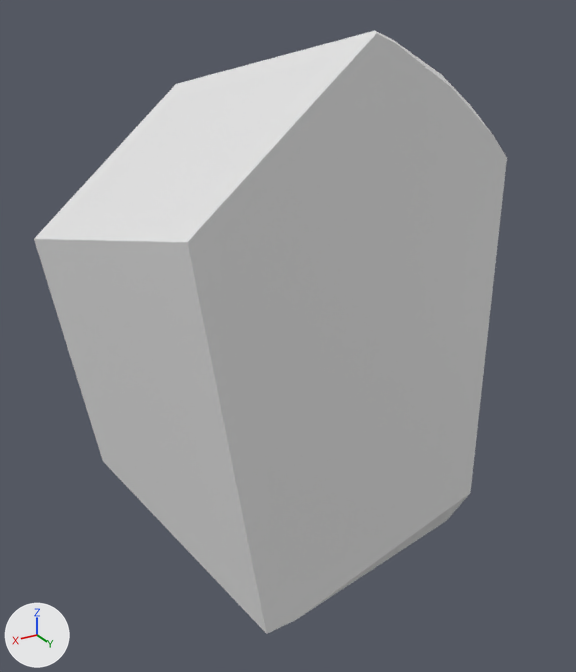
An edit to the OBJ model assets/pieces/daikon_train/daikon_0141.obj, drawn before and after from the same camera.
The view is the same before and after, from a 50 mm camera at (0.0231, 0.0398, 0.0185) aimed at (0.0001, 0.0016, -0.0006). Every picture has the same lights, and +X, +Y and +Z are marked at lower left. The picture after the commit comes second. Where no turn or scale is listed for an object, it has been applied to the vertices.

In view in the first picture: 'daikon_0141'.
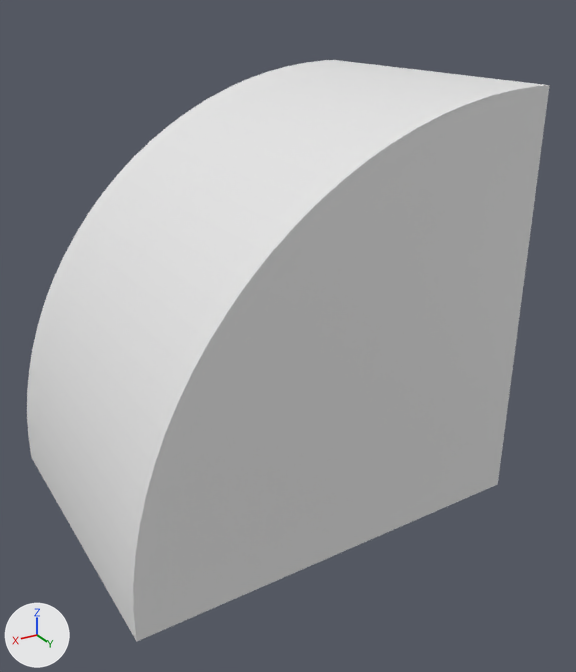
Diff of the bpy script that builds the scene:
```diff
--- a/assets/pieces/daikon_train/daikon_0141.obj.py
+++ b/assets/pieces/daikon_train/daikon_0141.obj.py
@@ me_daikon_0141 @@
 # used by ob_daikon_0141; location = (0.0, 0.0, 0.0)
-me_daikon_0141.from_pydata(...)  # 20 vertices, 36 faces; spans x -0.0093..0.012, y -0.0097..0.0087, z -0.0154..0.0169
+me_daikon_0141.from_pydata(...)  # 56 vertices, 108 faces; spans x -0.0106..0.0139, y -0.0099..0.0099, z -0.011..0.0142
+# me_daikon_0141 part 1: the whole mesh is rebuilt
```

Location of each change, [x1, y1, x2, y2] in pixels of the pictures (576 x 672 px):
'daikon_0141', reshaped (11% wider): before [34, 31, 507, 634]; after [27, 60, 550, 641]
